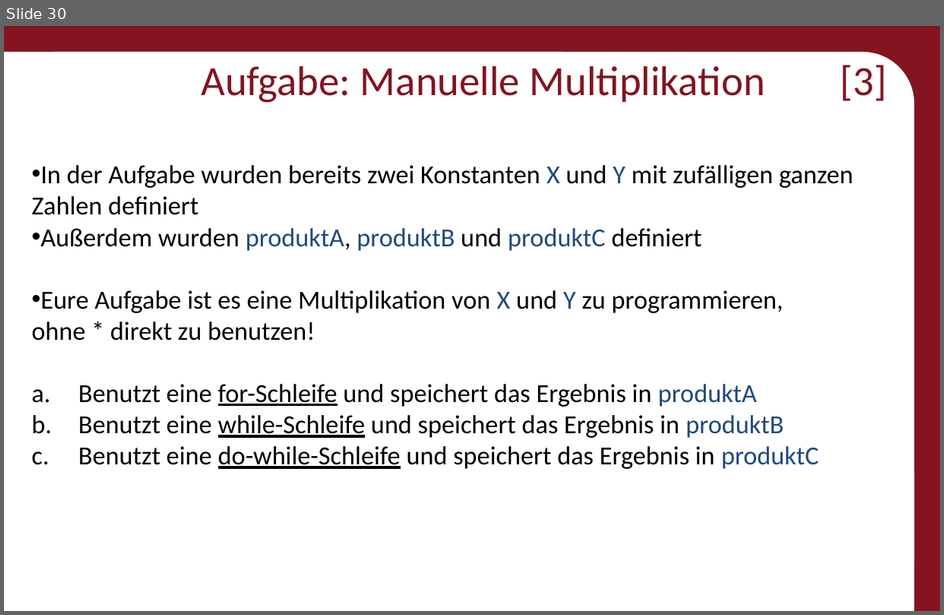
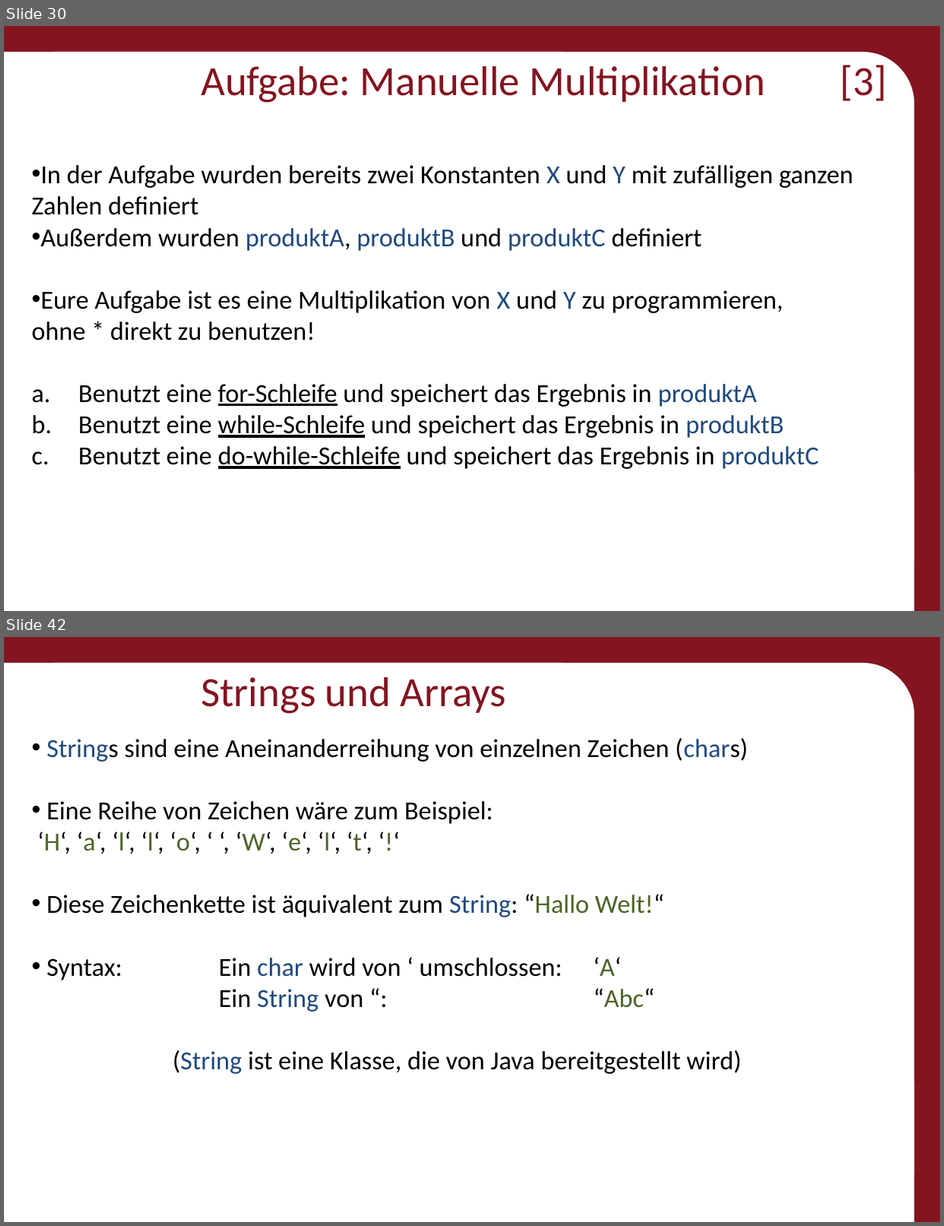
Before and after one commit to Roboscope/java-with-nao, a slide deck: Präsentationen/Anfänger - Java mit NAO.pptx. Shown one above the other, each under a label of ours: slide 30 before the commit, slides 30 and 42 after it; the slides between them are not shown. The pictures are 944x615 and 944x1226 pixels, drawn with LibreOffice and Linux fonts; fonts in the diff are those of the drawing; background and template pictures are left out. Boxes give left, top, right and bottom in pixels: in the first picture for what was removed or moved away, otherwise in the second. Text is boxed around its words. In the diff, an @@ line names an element or a change of style, - is before the commit and + after.

Commit message:
Almost done mit dem Anfängerzeug. Fehlen nur noch die Aufgaben zu: Objektorientierung, Strings und Arrays, und die große Projektaufgabe am Ende

```diff
--- a/Präsentationen/Anfänger - Java mit NAO.pptx
+++ b/Präsentationen/Anfänger - Java mit NAO.pptx
@@ slide 42 added at (4,637,940,1222), background #831420; not listed: 3 template elements that a slide beside it also shows @@
@@ title added at (201,677,506,714), 32 pt, text #831420 @@
+Strings und Arrays
@@ text added at (37,738,748,1074), 20 pt, text #000000 @@
+• Strings sind eine Aneinanderreihung von einzelnen Zeichen (chars)
+• Eine Reihe von Zeichen wäre zum Beispiel:
+  ‘H‘, ‘a‘, ‘l‘, ‘l‘, ‘o‘, ‘ ‘, ‘W‘, ‘e‘, ‘l‘, ‘t‘, ‘!‘
+• Diese Zeichenkette ist äquivalent zum String: “Hallo Welt!“
+• Syntax: Ein char wird von ‘ umschlossen: ‘A‘
+  Ein String von “: “Abc“
+(String ist eine Klasse, die von Java bereitgestellt wird)
```
Also in this commit, not shown: 20 other slides added, 25 other files.
